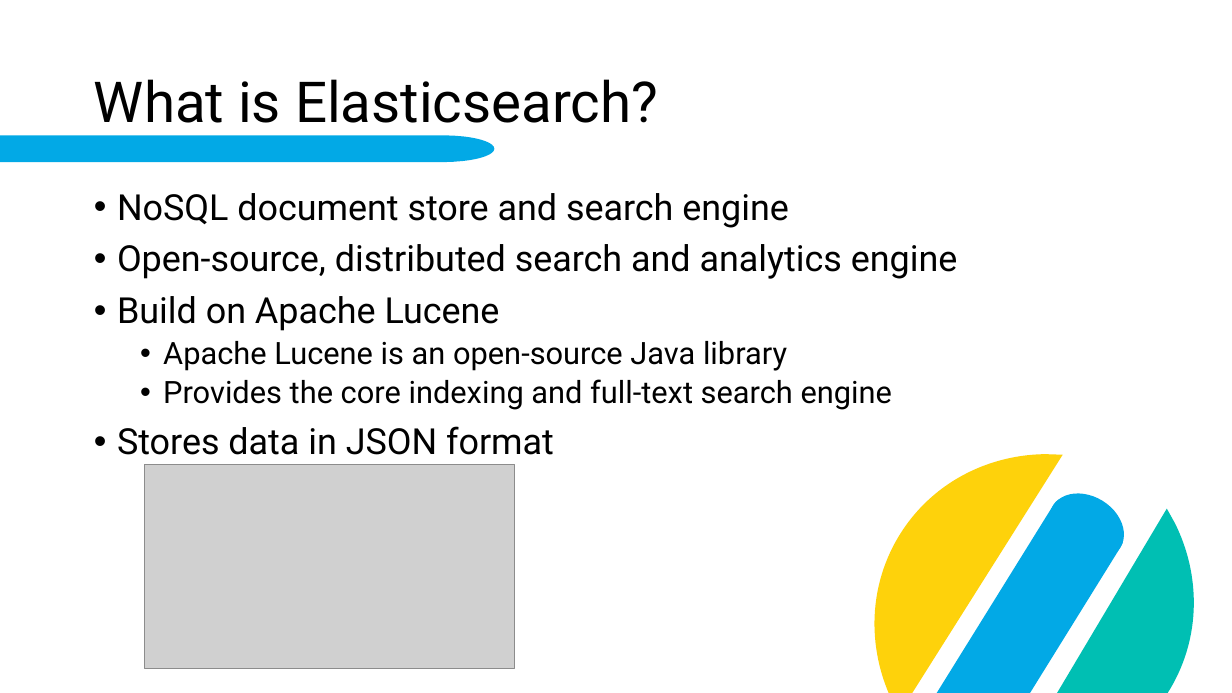
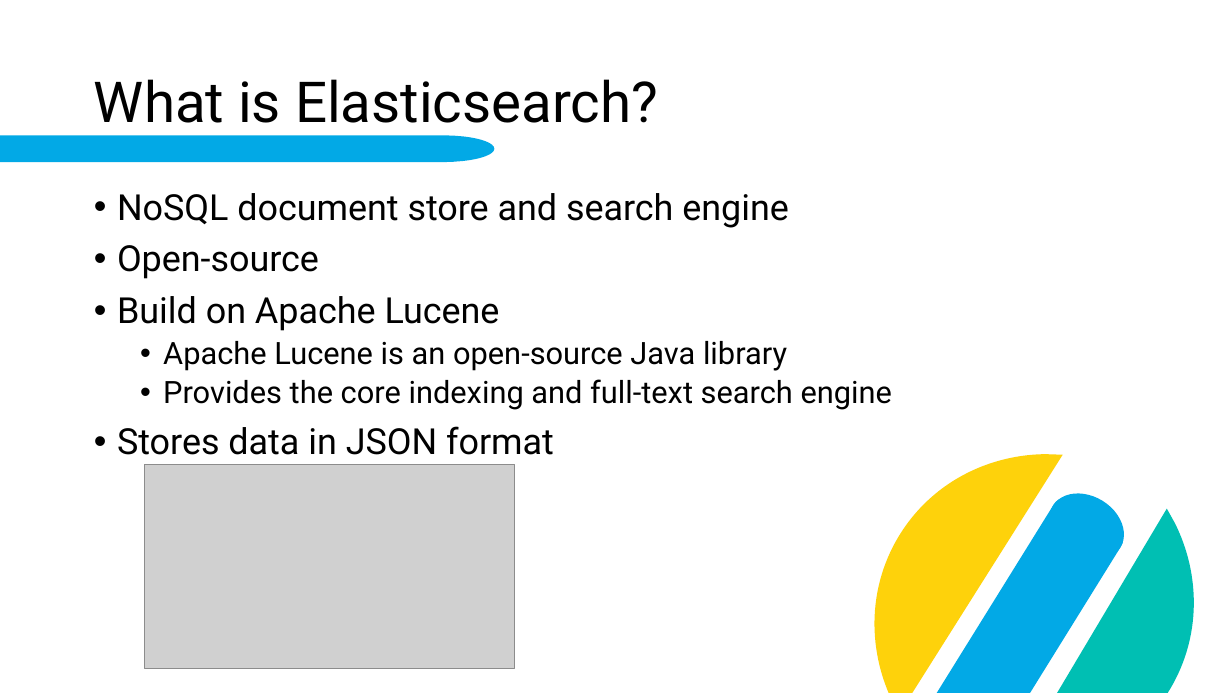
Before and after one commit to fabi2k03/dab_elasticsearch_paper, a slide deck: slide 3 of Elasticsearch.pptx. Drawn at 1232x693 pixels with LibreOffice and Linux fonts; fonts in the diff are those of the drawing; grey boxes stand for pictures; background and template pictures are left out. Boxes give left, top, right and bottom in pixels: in the first picture for what was removed or moved away, otherwise in the second. Text is boxed around its words. In the diff, an @@ line names an element or a change of style, - is before the commit and + after.

Commit message:
changes on slide in presentation

```diff
--- a/Elasticsearch.pptx
+++ b/Elasticsearch.pptx
@@ text at box(117, 245, 319, 279): text changed @@
-• Open-source, distributed search and analytics engine
+• Open-source
```
Also in this commit, not shown: 1 other slide changed.
